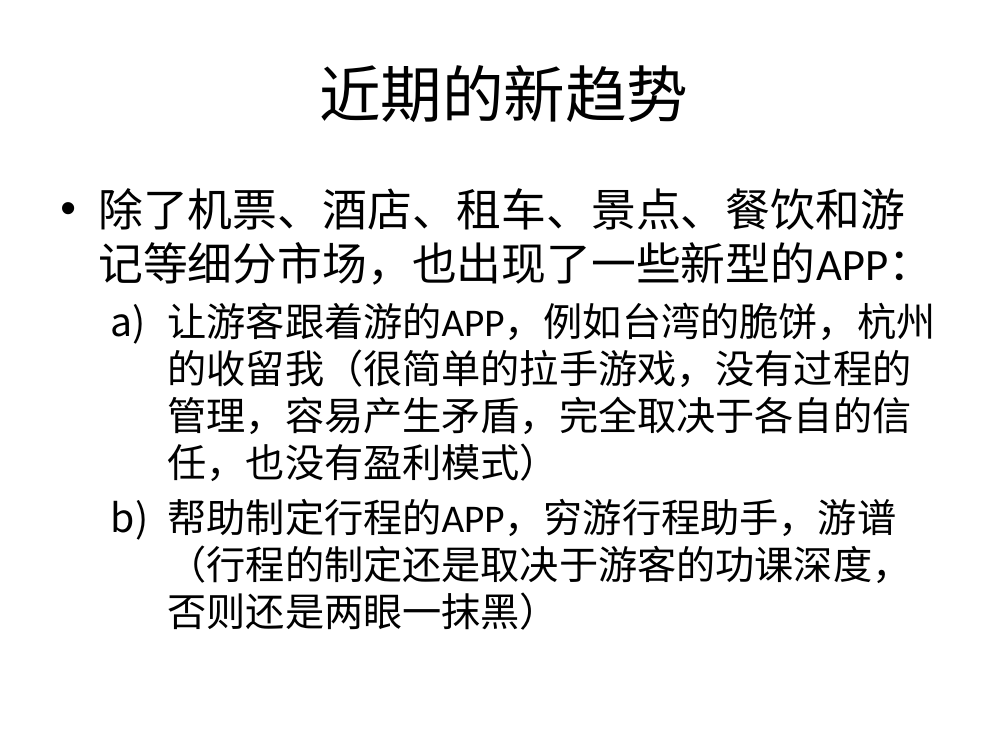
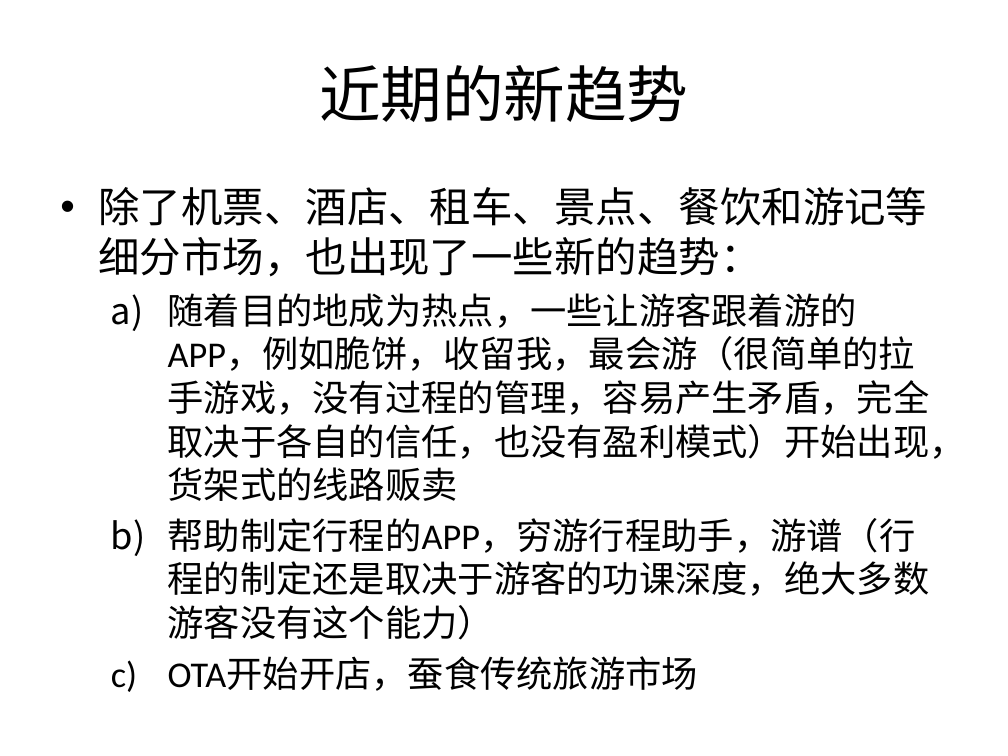
Before and after one commit to Yourtour/yt, a slide deck: slide 7 of yourtour/documents/business/YourTour BP 3.0-合作.pptx. Drawn at 1008x756 pixels with LibreOffice and Linux fonts; fonts in the diff are those of the drawing. Boxes give left, top, right and bottom in pixels: in the first picture for what was removed or moved away, otherwise in the second. Text is boxed around its words. In the diff, an @@ line names an element or a change of style, - is before the commit and + after.

```diff
--- a/yourtour/documents/business/YourTour BP 3.0-合作.pptx
+++ b/yourtour/documents/business/YourTour BP 3.0-合作.pptx
@@ text at <box>98,187,966,691</box>: text changed; size 28 to 25.9 pt @@
-• 除了机票、酒店、租车、景点、餐饮和游记等细分市场，也出现了一些新型的APP：
-  a) 让游客跟着游的APP，例如台湾的脆饼，杭州的收留我（很简单的拉手游戏，没有过程的管理，容易产生矛盾，完全取决于各自的信任，也没有盈利模式）
-  b) 帮助制定行程的APP，穷游行程助手，游谱（行程的制定还是取决于游客的功课深度，否则还是两眼一抹黑）
+• 除了机票、酒店、租车、景点、餐饮和游记等细分市场，也出现了一些新的趋势：
+  a) 随着目的地成为热点，一些让游客跟着游的APP，例如脆饼，收留我，最会游（很简单的拉手游戏，没有过程的管理，容易产生矛盾，完全取决于各自的信任，也没有盈利模式）开始出现，货架式的线路贩卖
+  b) 帮助制定行程的APP，穷游行程助手，游谱（行程的制定还是取决于游客的功课深度，绝大多数游客没有这个能力）
+  c) OTA开始开店，蚕食传统旅游市场
```
Also in this commit, not shown: 4 other slides changed, 6 slides added, 7 other files.
